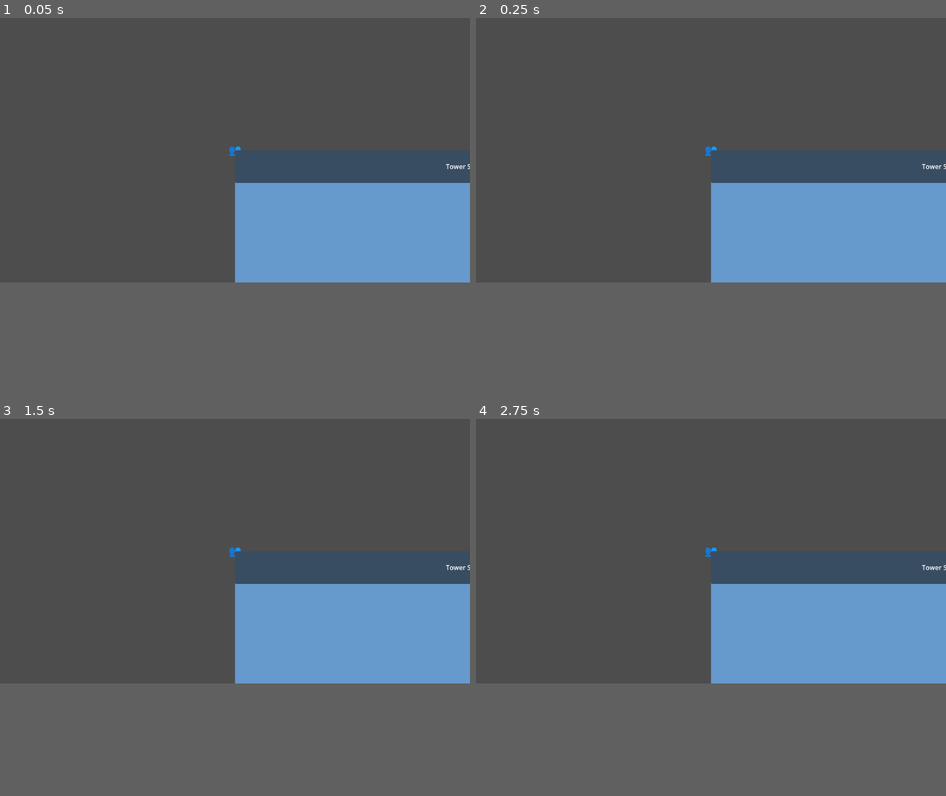
Above: before the commit, frames 1-4 (two rows, left to right).
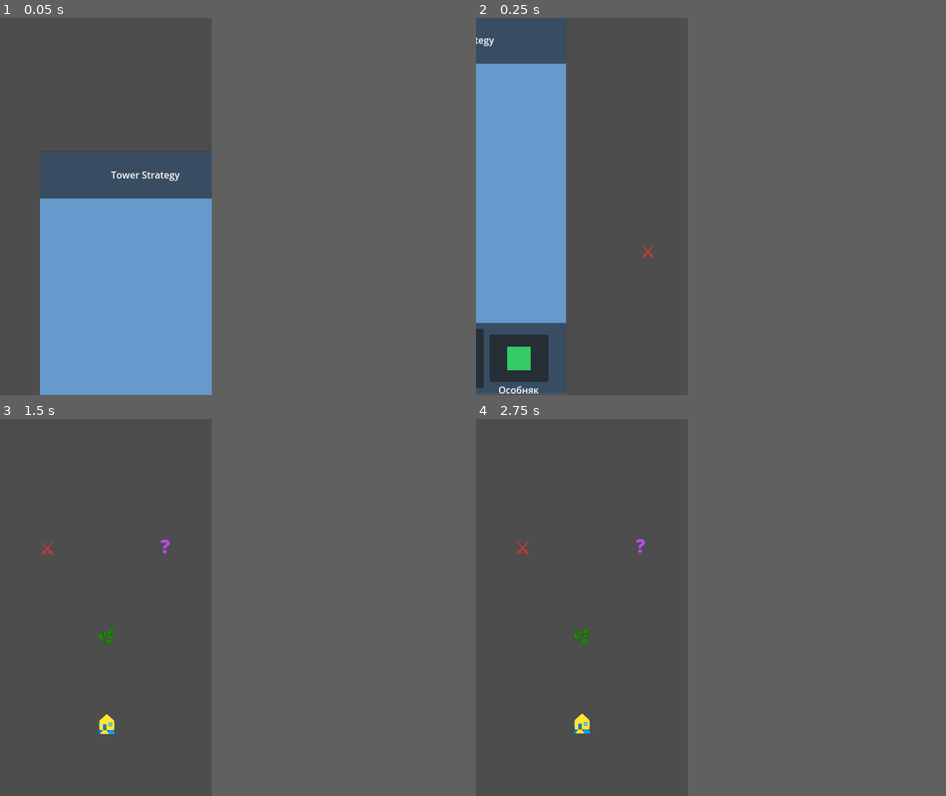
Above: after the commit, the same moments.

Repository: ProninNikita/tower-strategy
Game: Godot game, scene res://scenes/Main.tscn
Two runs of this game, one before a commit and one after it. Both use one fixed random seed, a clock stepped at 60 frames per second and the inputs below.
Inputs (mouse positions are in pixels of both pictures, inside the frame that each line leads up to):
- Up to frame 1 (0.05 s): no input
- Up to frame 2 (0.25 s): no input
- Up to frame 3 (1.5 s): tap Enter at 0.5 s; move the mouse to (338, 539) at 0.52 s; hold D 0.53-1.28 s; click (338, 539) at 0.67 s; move the mouse to (141, 566) at 1.27 s; hold S from 1.28 s (still down)
- Up to frame 4 (2.75 s): tap Space at 2 s; move the mouse to (758, 494) at 2.02 s; release S at 2.03 s; hold D from 2.03 s (still down)
In our replay, the window is 799x449 before the commit and 360x640 after it. These sizes can differ from the game's own. Grey fills any space a smaller window leaves; there, only what the larger window draws over its background counts as a difference.

The runs differ from the first frame. In frame 1, 24% of the frame differs, in the area x 0-100%, y 34-100%; in frame 2, 29%, in the area x 0-100%, y 5-100%; in frame 3, 14%; in frame 4, 14%.

Commit message:
feat: бновления игровых сцен и скриптов
- бновлены все игровые сцены (.tscn файлы)
- одифицированы скрипты геймплея и менеджеров
- обавлен batch файл для запуска проекта
- обавлен файл версии
- бновлен импорт иконки

Diff:
--- a/scenes/BattleScene.tscn
+++ b/scenes/BattleScene.tscn
@@ -1,6 +1,6 @@
 [gd_scene load_steps=4 format=3 uid="uid://battle_scene_new"]
 
-[ext_resource type="Script" path="res://BattleScene.gd" id="1_battle"]
+[ext_resource type="Script" path="res://scripts/gameplay/BattleScene.gd" id="1_battle"]
 
 [sub_resource type="LabelSettings" id="LabelSettings_1"]
 font_size = 14
--- a/scenes/CityUI.tscn
+++ b/scenes/CityUI.tscn
@@ -1,7 +1,7 @@
 [gd_scene load_steps=3 format=3 uid="uid://b8x70a02a1b3c"]
 
-[ext_resource type="Script" path="res://CityUI.gd" id="1_city_ui"]
-[ext_resource type="Script" path="res://CityUIButton.gd" id="2_city_button"]
+[ext_resource type="Script" path="res://scripts/ui/CityUI.gd" id="1_city_ui"]
+[ext_resource type="Script" path="res://scripts/ui/CityUIButton.gd" id="2_city_button"]
 
 [node name="CityUI" type="Control"]
 layout_mode = 3
--- a/scenes/DungeonScene.tscn
+++ b/scenes/DungeonScene.tscn
@@ -1,6 +1,6 @@
 [gd_scene load_steps=2 format=3 uid="uid://c8yay001a2b3c"]
 
-[ext_resource type="Script" path="res://DungeonScene.gd" id="1_dungeon_scene"]
+[ext_resource type="Script" path="res://scripts/gameplay/DungeonScene.gd" id="1_dungeon_scene"]
 
 [node name="DungeonScene" type="Node2D"]
 script = ExtResource("1_dungeon_scene")
--- a/scenes/ExpeditionMap.tscn
+++ b/scenes/ExpeditionMap.tscn
@@ -1,8 +1,8 @@
 [gd_scene load_steps=6 format=3 uid="uid://dpxvh8yqxqxqx"]
 
-[ext_resource type="Script" path="res://ExpeditionMap.gd" id="1_expedition"]
-[ext_resource type="Script" path="res://MapGenerator.gd" id="2_generator"]
-[ext_resource type="PackedScene" uid="uid://cpxvh8yqxqxqx" path="res://Party.tscn" id="3_party"]
+[ext_resource type="Script" path="res://scripts/gameplay/ExpeditionMap.gd" id="1_expedition"]
+[ext_resource type="Script" path="res://scripts/gameplay/MapGenerator.gd" id="2_generator"]
+[ext_resource type="PackedScene" uid="uid://cpxvh8yqxqxqx" path="res://scenes/Party.tscn" id="3_party"]
 
 [sub_resource type="RectangleShape2D" id="RectangleShape2D_1"]
 size = Vector2(1200, 800)
--- a/scenes/Hero.tscn
+++ b/scenes/Hero.tscn
@@ -1,6 +1,6 @@
 [gd_scene load_steps=2 format=3 uid="uid://dkee1qv2ypg0"]
 
-[ext_resource type="Script" path="res://Hero.gd" id="1_hero"]
+[ext_resource type="Script" path="res://scripts/gameplay/Hero.gd" id="1_hero"]
 
 [node name="Hero" type="Node2D"]
 script = ExtResource("1_hero")
--- a/scenes/Main.tscn
+++ b/scenes/Main.tscn
@@ -1,8 +1,8 @@
 [gd_scene load_steps=4 format=3 uid="uid://uj0v62iej2y6"]
 
-[ext_resource type="PackedScene" uid="uid://d2q6vj3c5d3xq" path="res://MainMap.tscn" id="1_main_map"]
-[ext_resource type="PackedScene" uid="uid://b8x70a02a1b3c" path="res://CityUI.tscn" id="2_city_ui"]
-[ext_resource type="Script" uid="uid://68f3lumqti76" path="res://DungeonManager.gd" id="3_dungeon_manager"]
+[ext_resource type="PackedScene" uid="uid://d2q6vj3c5d3xq" path="res://scenes/MainMap.tscn" id="1_main_map"]
+[ext_resource type="PackedScene" uid="uid://b8x70a02a1b3c" path="res://scenes/CityUI.tscn" id="2_city_ui"]
+[ext_resource type="Script" uid="uid://68f3lumqti76" path="res://scripts/managers/DungeonManager.gd" id="3_dungeon_manager"]
 
 [node name="Main" type="Node"]
 
--- a/scenes/MainMap.tscn
+++ b/scenes/MainMap.tscn
@@ -1,8 +1,8 @@
 [gd_scene load_steps=4 format=3 uid="uid://d2q6vj3c5d3xq"]
 
-[ext_resource type="Script" path="res://MainMap.gd" id="1_main_map"]
-[ext_resource type="Script" path="res://MapGenerator.gd" id="2_map_generator"]
-[ext_resource type="PackedScene" uid="uid://c8q6vj3c5d3xq" path="res://Party.tscn" id="3_party"]
+[ext_resource type="Script" path="res://scripts/gameplay/MainMap.gd" id="1_main_map"]
+[ext_resource type="Script" path="res://scripts/gameplay/MapGenerator.gd" id="2_map_generator"]
+[ext_resource type="PackedScene" uid="uid://c8q6vj3c5d3xq" path="res://scenes/Party.tscn" id="3_party"]
 
 [node name="MainMap" type="Node2D"]
 script = ExtResource("1_main_map")
--- a/scenes/MapPoint.tscn
+++ b/scenes/MapPoint.tscn
@@ -1,6 +1,6 @@
 [gd_scene load_steps=2 format=3 uid="uid://b6x8vj3c5d3xq"]
 
-[ext_resource type="Script" path="res://MapPoint.gd" id="1_map_point"]
+[ext_resource type="Script" path="res://scripts/gameplay/MapPoint.gd" id="1_map_point"]
 
 [node name="MapPoint" type="Area2D"]
 script = ExtResource("1_map_point")
--- a/scenes/Party.tscn
+++ b/scenes/Party.tscn
@@ -1,6 +1,6 @@
 [gd_scene load_steps=2 format=3 uid="uid://c8q6vj3c5d3xq"]
 
-[ext_resource type="Script" path="res://Party.gd" id="1_party"]
+[ext_resource type="Script" path="res://scripts/gameplay/Party.gd" id="1_party"]
 
 [node name="Party" type="Node2D"]
 script = ExtResource("1_party")
--- a/scenes/PointMarker.tscn
+++ b/scenes/PointMarker.tscn
@@ -1,6 +1,6 @@
 [gd_scene load_steps=3 format=3 uid="uid://c8x9y2n4m5k6q"]
 
-[ext_resource type="Script" path="res://PointMarker.gd" id="1_point"]
+[ext_resource type="Script" path="res://scripts/gameplay/PointMarker.gd" id="1_point"]
 
 [sub_resource type="Animation" id="Animation_1"]
 resource_name = "blink"
--- a/scripts/gameplay/DungeonScene.gd
+++ b/scripts/gameplay/DungeonScene.gd
@@ -236,7 +236,7 @@
 	print("DungeonScene: Начинается бой!")
 
 	# Создаем и показываем сцену боя
-	var battle_scene = load("res://BattleScene.tscn").instantiate()
+	var battle_scene = load("res://scenes/BattleScene.tscn").instantiate()
 	get_tree().current_scene.add_child(battle_scene)
 
 	# Подключаем сигнал завершения боя
--- a/scripts/gameplay/ExpeditionMap.gd
+++ b/scripts/gameplay/ExpeditionMap.gd
@@ -136,7 +136,7 @@
 	add_child(area2d)
 
 	# Загружаем и устанавливаем скрипт
-	var script = load("res://MapPoint.gd")
+	var script = load("res://scripts/gameplay/MapPoint.gd")
 	if script:
 		area2d.set_script(script)
 		# Устанавливаем свойства
--- a/scripts/gameplay/Hero.gd
+++ b/scripts/gameplay/Hero.gd
@@ -1,6 +1,6 @@
 extends Node2D
 
-const PointMarker = preload("res://PointMarker.tscn")
+const PointMarker = preload("res://scenes/PointMarker.tscn")
 
 @export var move_speed: float = 100.0
 @export var hero_color: Color = Color.BLUE
--- a/scripts/gameplay/MainMap.gd
+++ b/scripts/gameplay/MainMap.gd
@@ -101,7 +101,7 @@
 	print("MainMap: Создаем узел для точки ", point_data.id, " на позиции ", point_data.position)
 
 	# Загружаем сцену точки
-	var point_scene = preload("res://MapPoint.tscn")
+	var point_scene = preload("res://scenes/MapPoint.tscn")
 	var point_node = point_scene.instantiate()
 
 	# Настраиваем позицию и свойства
--- a/scripts/gameplay/MapGenerator.gd
+++ b/scripts/gameplay/MapGenerator.gd
@@ -5,11 +5,11 @@
 const SPACING_X = 200   # Расстояние между ветками по горизонтали
 
 # Подключаем необходимые классы
-const MapPointDataClass = preload("res://map_point_data.gd")
-const Constants = preload("res://map_constants.gd")
+const MapPointDataClass = preload("res://scripts/data/map_point_data.gd")
+const Constants = preload("res://scripts/data/map_constants.gd")
 
 # Переменные для управления картой
-var points: Array[MapPointData] = []  # Все точки карты
+var points: Array = []  # Все точки карты
 var next_point_id: int = 0            # Следующий ID точки
 var current_point_id: int = -1        # Текущая точка (где находится отряд)
 
@@ -25,7 +25,7 @@
 	# Инициализация генератора случайных чисел
 	randomize()
 
-func generate_initial_segment() -> Array[MapPointData]:
+func generate_initial_segment() -> Array:
 	"""Генерирует начальный сегмент карты с Safe Zone и развилками"""
 	points.clear()
 	next_point_id = 0
@@ -41,7 +41,7 @@
 
 	return points
 
-func generate_starting_segment(from_point: MapPointData) -> void:
+func generate_starting_segment(from_point) -> void:
 	"""Генерирует стартовый сегмент с развилками"""
 	print("MapGenerator: Генерируем стартовый сегмент от Safe Zone")
 
@@ -76,7 +76,7 @@
 	print("MapGenerator: Создаем ", branch_count, " развилок от точки ", current_point.id)
 	generate_starting_branches(current_point, branch_count)
 
-func generate_starting_branches(from_point: MapPointData, count: int) -> void:
+func generate_starting_branches(from_point, count: int) -> void:
 	"""Генерирует развилки для стартового сегмента"""
 	for i in range(count):
 		# Вычисляем позицию ветки (смещение по горизонтали)
@@ -100,7 +100,7 @@
 
 		next_point_id += 1
 
-func generate_segment(from_point: MapPointData, _length: int = 1, _branches: int = 1) -> void:
+func generate_segment(from_point, _length: int = 1, _branches: int = 1) -> void:
 	"""Генерирует новый сегмент карты от указанной точки"""
 	print("MapGenerator: Генерируем новый сегмент от точки ", from_point.id)
 
@@ -132,7 +132,7 @@
 
 	print("MapGenerator: Сегмент сгенерирован. Всего точек: ", points.size())
 
-func generate_branches(from_point: MapPointData, _count: int) -> void:
+func generate_branches(from_point, _count: int) -> void:
 	"""Генерирует ответвления от указанной точки"""
 	# Создаем только одну ветку по центру
 	var branch_pos = from_point.position + Vector2(0, SPACING_Y)
@@ -168,7 +168,7 @@
 
 	return Constants.EventType.EMPTY
 
-func get_point_by_id(id: int) -> MapPointData:
+func get_point_by_id(id: int):
 	"""Возвращает точку по ID"""
 	for point in points:
 		if point.id == id:
@@ -193,9 +193,9 @@
 			return true
 	return false
 
-func connect_to_nearest_points(new_point: MapPointData) -> void:
+func connect_to_nearest_points(new_point) -> void:
 	"""Новая точка ищет ближайшие к себе точки и связывается с ними"""
-	var nearest_points: Array[MapPointData] = []
+	var nearest_points: Array = []
 	var max_connections = 2  # Максимальное количество связей для новой точки
 
 	# Ищем все точки, которые находятся в пределах разумного расстояния
--- a/scripts/gameplay/MapPoint.gd
+++ b/scripts/gameplay/MapPoint.gd
@@ -4,7 +4,7 @@
 signal point_clicked(point)
 
 # Подключаем константы
-const Constants = preload("res://map_constants.gd")
+const Constants = preload("res://scripts/data/map_constants.gd")
 
 # Свойства точки
 var event_type: int = Constants.EventType.EMPTY
--- a/scripts/managers/DungeonManager.gd
+++ b/scripts/managers/DungeonManager.gd
@@ -23,7 +23,7 @@
 	print("DungeonManager: Генерируем подземелье уровня ", level)
 
 	# Создаем новую сцену подземелья
-	var new_dungeon_scene = load("res://DungeonScene.tscn").instantiate()
+	var new_dungeon_scene = load("res://scenes/DungeonScene.tscn").instantiate()
 	new_dungeon_scene.dungeon_level = level
 	new_dungeon_scene.dungeon_settings = dungeon_settings
 
--- a/scripts/managers/EventManager.gd
+++ b/scripts/managers/EventManager.gd
@@ -98,7 +98,7 @@
 
 func create_battle_scene():
 	"""Создает сцену боя"""
-	var battle_scene_scene = preload("res://BattleScene.tscn")
+	var battle_scene_scene = preload("res://scenes/BattleScene.tscn")
 	battle_scene = battle_scene_scene.instantiate()
 
 	# Добавляем сцену боя в главную сцену
--- a/scripts/managers/MapController.gd
+++ b/scripts/managers/MapController.gd
@@ -30,7 +30,7 @@
 	team_manager = get_node("../TeamManager")
 
 	# Создаем генератор карты
-	var MapGeneratorScript = load("res://MapGenerator.gd")
+	var MapGeneratorScript = load("res://scripts/gameplay/MapGenerator.gd")
 	if not MapGeneratorScript:
 		print("ОШИБКА: Не удалось загрузить MapGenerator.gd!")
 		return
--- a/scripts/managers/TeamManager.gd
+++ b/scripts/managers/TeamManager.gd
@@ -24,7 +24,7 @@
 	var hero_colors = [Color.BLUE, Color.RED, Color.GREEN]
 
 	for i in range(team_size):
-		var hero_scene = preload("res://Hero.tscn")
+		var hero_scene = preload("res://scenes/Hero.tscn")
 		var hero = hero_scene.instantiate()
 
 		# Настраиваем героя
Not shown, changed: assets/icon.svg.import
Not shown, added: version.txt
Not shown, added: run_project.bat
